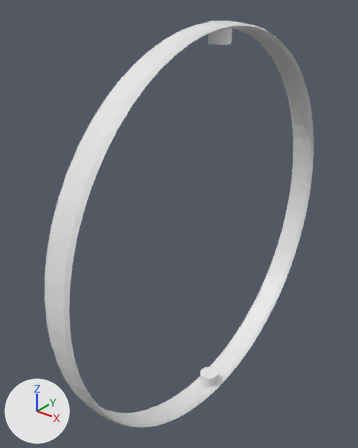
The FBX model VR_Learning_App/Assets/Objects/Gyroscope.fbx_Middle_Ring/Gyroscope.fbx_Middle_Ring.fbx: old version first, new version second.
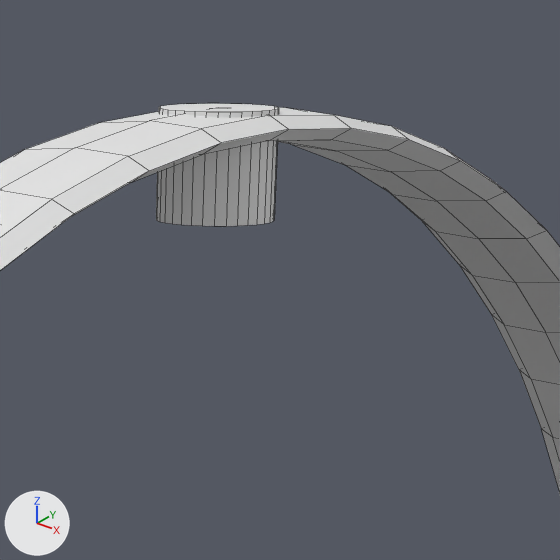
The first picture shows the older version from a camera (50 mm lens) standing at (0.604, -0.888, 0.546) and looking at (-0.072, -0.043, 0.022). The close-ups show both versions on the part from 50% to 80% of the width and 0% to 25% of the height of that picture; other places that the commit changed are outside them. The axes (+X, +Y, +Z) are drawn at lower left. The lights are the same throughout. The close-ups show mesh edges as thin lines. Where no turn or scale is listed for an object, it has been applied to the vertices.

Objects in the first close-up: 'AngularDrive.004', 'MiddleRing'.
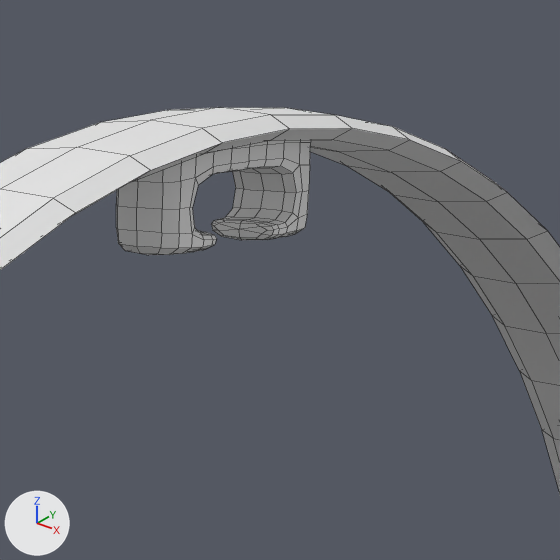
What changed in the scene script:
```text
Add me_cube_059:
    me_cube_059.from_pydata(...)  # 342 vertices, 340 faces; spans x -0.0568..0.0565, y 0.4521..0.5025, z -0.0172..0.0165
    me_cube_059.materials.append(mat_angulardrive)  # white #e7e7e7
Remove ob_angulardrive_004:
    ob_angulardrive_004 = bpy.data.objects.new('AngularDrive.004', me_cylinder_005)
    ob_angulardrive_004.location = (0.0, 0.488, 0.0)
Add ob_innerbothrailproxy_rail_proxy_dupli:
    ob_innerbothrailproxy_rail_proxy_dupli = bpy.data.objects.new('InnerBothRailProxy|Rail.Proxy|Dupli|', me_cube_059)
    ob_innerbothrailproxy_rail_proxy_dupli.parent = ob_innerbothrailproxy
    ob_innerbothrailproxy_rail_proxy_dupli.location = (0.0, 0.0, 0.0)
Add ob_innerbothrailproxy:
    ob_innerbothrailproxy = bpy.data.objects.new('InnerBothRailProxy', None)
    ob_innerbothrailproxy.location = (0.0, 0.0, 0.0)
    ob_innerbothrailproxy.rotation_euler = (1.571, 0.0, 1.571)  # degrees (90, 0, 90)
    ob_innerbothrailproxy.scale = (0.935, 0.942, 0.935)
```

Pixel boxes (x1, y1, x2, y2) of what changed, in the close-ups (560 x 560 px):
'InnerBothRailProxy|Rail.Proxy|Dupli|', added
    after: (116, 140, 311, 255)
'AngularDrive.004', deleted
    before: (156, 103, 279, 226)
